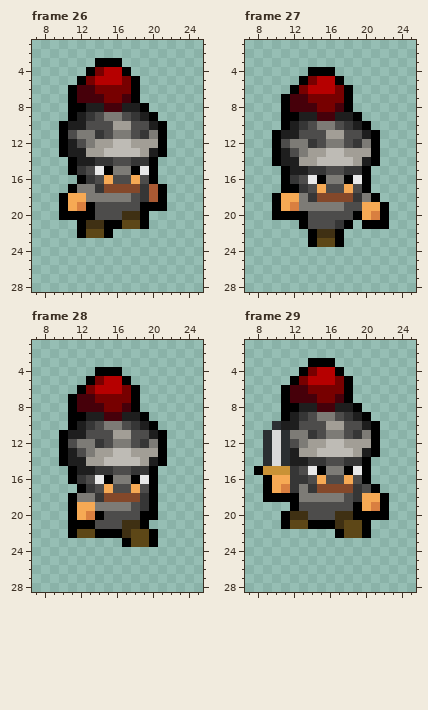
Two states of a pixel-art file, Assets/Puny-Characters/Soldier.ase. Above: the version before the commit.
32x32 pixels, 192 frames. Colours within 5 levels of each other are drawn and written as one. Shown: frame 26: x 7..25, y 1..28; frame 27: x 7..25, y 1..28; frame 28: x 7..25, y 1..28; frame 29: x 7..25, y 1..28. The commit also changed other frames, which this record leaves out.
Now the later version:
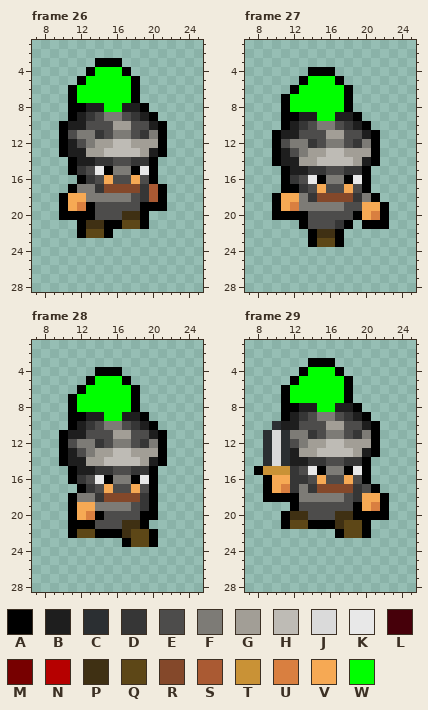
Palette (. is transparent): A #000000  B #1e1e1e  C #2b2f32  D #363636  E #4d4c4b  F #7d7b76  G #a29e96  H #bebbb5  J #dadada  K #e8e8e8  L #46000a  M #770000  N #b60000  P #3f3013  Q #5d4717  R #84482a  S #aa5a33  T #c99236  U #d97f40  V #f6a954  W #00ff00
From old to new:
layer "RedSoldier" now hidden
layer "BaseSoldier" added
Frame 26, layer "BaseSoldier":
The edit turns colour L into colour W in row 6 at x 12 to 13; in row 7 at x 12 to 14 and 17; in row 8 at x 15 to 16.
The edit turns colour M into colour W in row 4 at x 14; in row 5 at x 13 and 17; in row 6 at x 14 to 17; in row 7 at x 15 to 16.
The edit turns colour N into colour W in row 4 at x 15 to 16; in row 5 at x 14 to 16.
Frame 27, layer "BaseSoldier":
The edit turns colour L into colour W in row 7 at x 12 to 13; in row 8 at x 12 to 14 and 17; in row 9 at x 15 to 16.
The edit turns colour M into colour W in row 5 at x 14; in row 6 at x 13 and 17; in row 7 at x 14 to 17; in row 8 at x 15 to 16.
The edit turns colour N into colour W in row 5 at x 15 to 16; in row 6 at x 14 to 16.
Frame 28, layer "BaseSoldier": the same change as frame 27
Frame 29, layer "BaseSoldier": the same change as frame 26
Changed places in both pictures, as pixel boxes (x1, y1, x2, y2):
changed: (77, 67, 131, 112)
changed: (290, 76, 344, 121)
changed: (77, 376, 131, 421)
changed: (290, 367, 344, 412)
